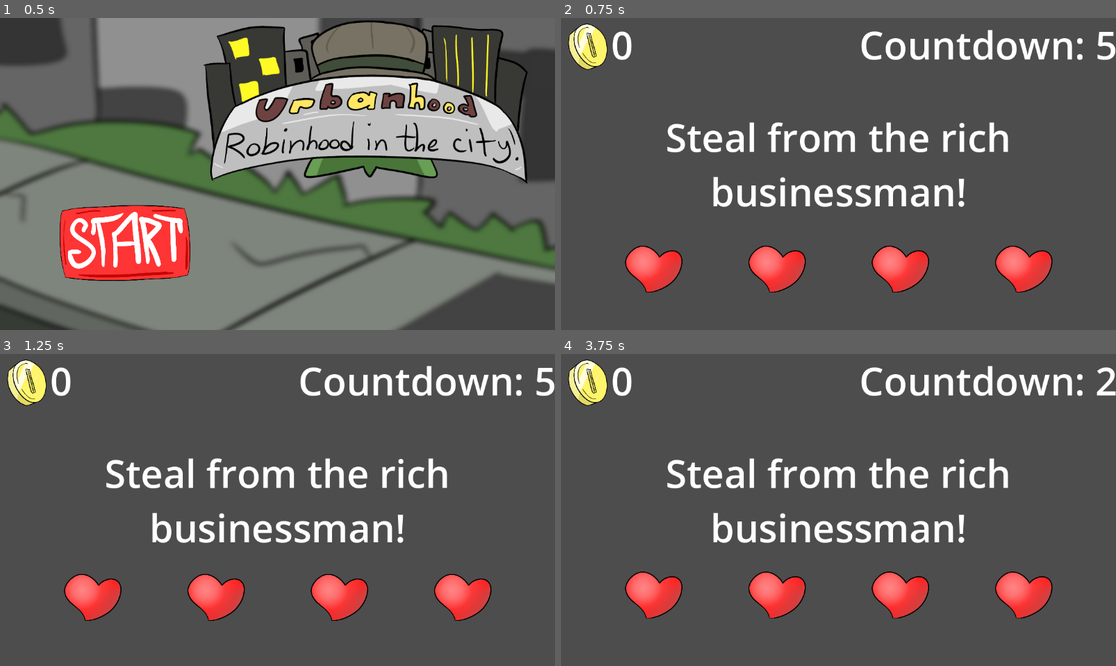
Above: before the commit, frames 1-4 (two rows, left to right).
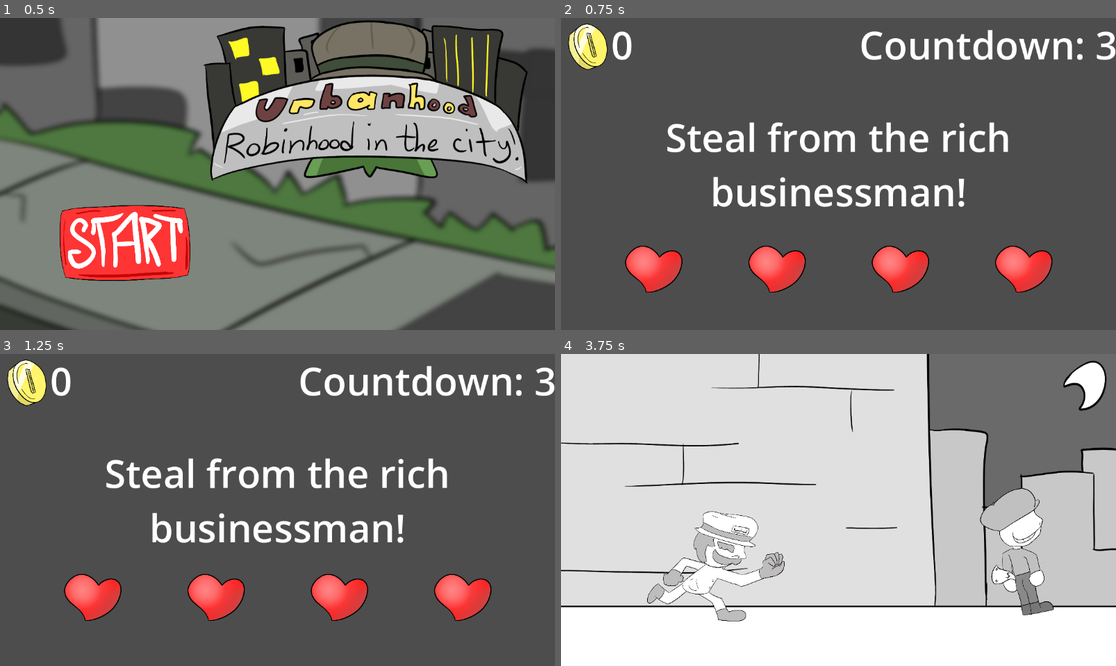
Above: after the commit, the same moments.

Repository: Eevee-17/Hackathon-Game
Game: Godot game, scene res://game_scenes/main.tscn
Two runs of this game, one before a commit and one after it. Both use one fixed random seed, a clock stepped at 60 frames per second and the inputs below.
Inputs (mouse positions are in pixels of both pictures, inside the frame that each line leads up to):
- Up to frame 1 (0.5 s): no input
- Up to frame 2 (0.75 s): click (688, 242) at 0.5 s
- Up to frame 3 (1.25 s): no input
- Up to frame 4 (3.75 s): hold Right (arrow_right) 1.28-2.03 s; tap Space (space) every 0.75 s from 1.35 to 3.6 s; hold Left (arrow_left) 2.03-2.78 s; hold Right (arrow_right) from 2.78 s (still down)

Frame 1 is identical in both runs. In frame 2, 0.1% of the frame differs, in the area x 96-100%, y 4-14%; in frame 3, 0.1%; in frame 4, 99%, in the area x 0-100%, y 0-100%.

Commit message:
Added game over

Diff:
--- /dev/null
+++ b/game_scenes/game_over.tscn
@@ -0,0 +1,14 @@
+[gd_scene load_steps=2 format=3 uid="uid://dmmw8po51hw6m"]
+
+[ext_resource type="Texture2D" uid="uid://culu3wjqrmyn7" path="res://assets/gameover_screen.png" id="1_ulucb"]
+
+[node name="GameOver" type="Node2D"]
+
+[node name="ColorRect" type="ColorRect" parent="."]
+offset_right = 1152.0
+offset_bottom = 648.0
+color = Color(0.271898, 2.51182e-07, 8.42288e-08, 1)
+
+[node name="Text" type="Sprite2D" parent="."]
+position = Vector2(576, 328)
+texture = ExtResource("1_ulucb")
--- a/game_scenes/main.tscn
+++ b/game_scenes/main.tscn
@@ -7,6 +7,7 @@
 [ext_resource type="PackedScene" uid="uid://ck6ir7n1qnxa8" path="res://game_scenes/hand_it_out_1.tscn" id="3_58pc7"]
 [ext_resource type="PackedScene" uid="uid://djklqmay2rsb8" path="res://shaders/InBetween/in_between.tscn" id="6_2drld"]
 [ext_resource type="PackedScene" uid="uid://bvi2w130f5pgh" path="res://game_scenes/title_screen.tscn" id="6_3n6it"]
+[ext_resource type="PackedScene" uid="uid://dmmw8po51hw6m" path="res://game_scenes/game_over.tscn" id="8_ofkxq"]
 
 [node name="Main" type="Node2D"]
 script = ExtResource("1_beady")
@@ -58,6 +59,8 @@
 
 [node name="TitleScreen" parent="." instance=ExtResource("6_3n6it")]
 
+[node name="GameOver" parent="." instance=ExtResource("8_ofkxq")]
+
 [connection signal="start_game" from="MainControl" to="MainControl" method="_on_start_game"]
 [connection signal="start_game" from="MainControl" to="Game" method="_on_main_control_start_game"]
 [connection signal="pressed" from="MainControl/GameButtons/Game1Button" to="MainControl" method="_on_game1_button_pressed"]
--- a/scripts/main/main.gd
+++ b/scripts/main/main.gd
@@ -15,33 +15,37 @@
 func _ready() -> void:
 	$MainControl.hide()
 	$InBetween.hide()
+	$GameOver.hide()
 
 func cutscene():
-	$InBetween.show()
-
 	lives = $Game.lives
 	money = $Game.money
 
-	if lives < 4:
-		$InBetween/Hearts/Heart4.hide()
-	if lives < 3:
-		$InBetween/Hearts/Heart3.hide()
-	if lives < 2:
-		$InBetween/Hearts/Heart2.hide()
-	if lives < 1:
-		$InBetween/Hearts/Heart1.hide()
+	if lives > 0:
+		if lives < 4:
+			$InBetween/Hearts/Heart4.hide()
+		if lives < 3:
+			$InBetween/Hearts/Heart3.hide()
+		if lives < 2:
+			$InBetween/Hearts/Heart2.hide()
+		if lives < 1:
+			$InBetween/Hearts/Heart1.hide()
 
-	$InBetween/MoneyDisplay/MoneyAmount.text = str(money)
+		$InBetween.show()
 
-	$InBetween/Label.text = "Steal from the rich businessman!"
+		$InBetween/MoneyDisplay/MoneyAmount.text = str(money)
 
-	for num in range(5):
-		$InBetween/Countdown.text = "Countdown: " + str(5 - num)
-		await get_tree().create_timer(1.0).timeout
+		$InBetween/Label.text = "Steal from the rich businessman!"
 
-	$Game.start_game($MainControl.game1_scene, 0)
+		for num in range(3):
+			$InBetween/Countdown.text = "Countdown: " + str(3 - num)
+			await get_tree().create_timer(1.0).timeout
 
-	$InBetween.hide()
+		$Game.start_game($MainControl.game1_scene, 0)
+
+		$InBetween.hide()
+	else:
+		$GameOver.show()
 
 func _on_game_game_ended(game_num: Variant, money_val: Variant, lives_left: Variant) -> void:
 	cutscene()
Binary file added: assets/gameover_screen.png
Not shown, added: assets/gameover_screen.png.import
Not shown: 1 places in game_scenes/main.tscn that only renumber resources
Not shown, changed: assets/.DS_Store
